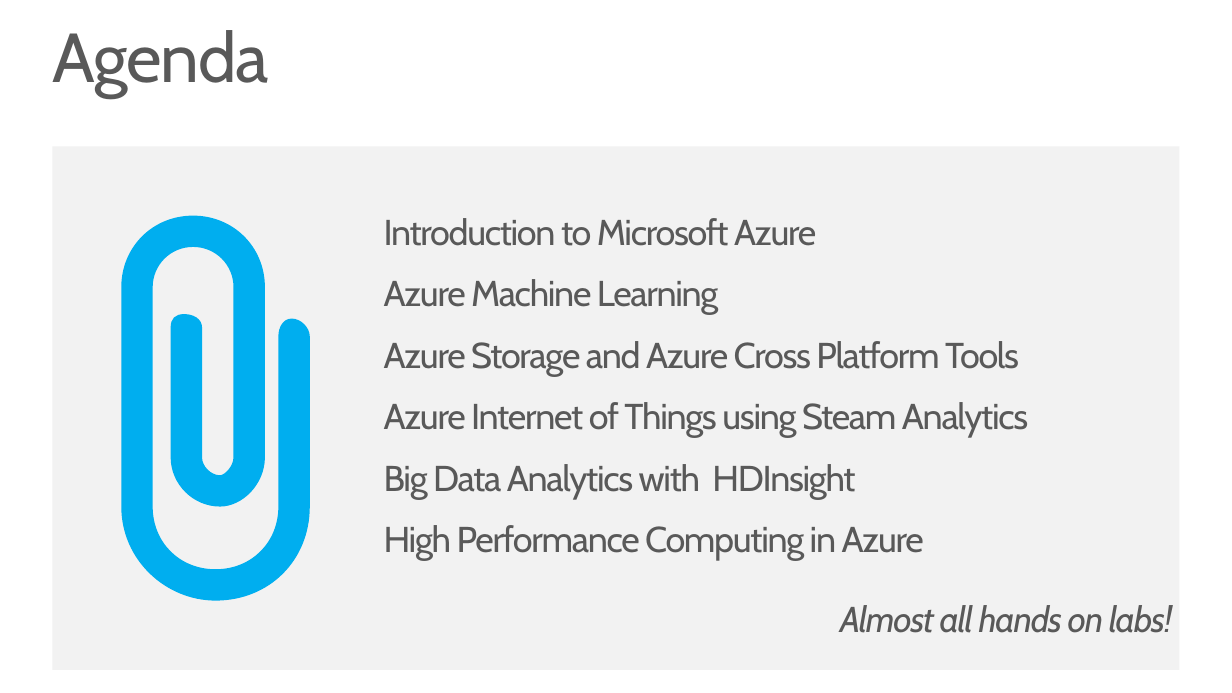
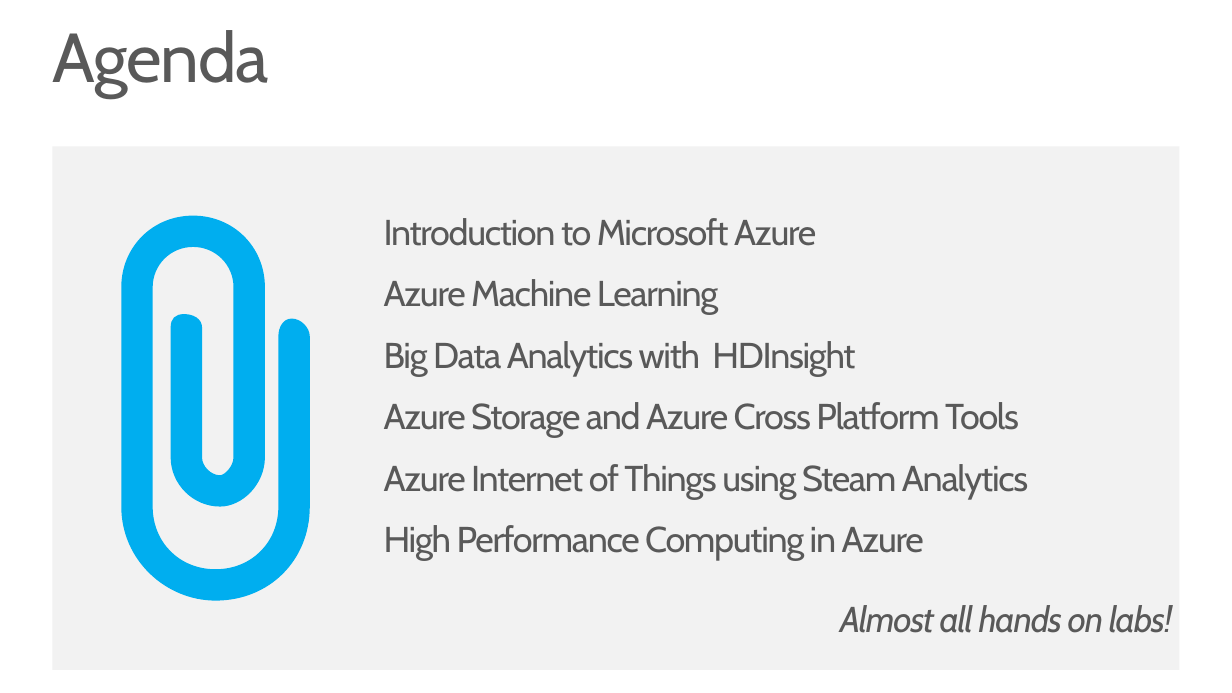
Before and after one commit to MSRConnections/Azure-training-course, a slide deck: slide 3 of Content/Introduction/Training Introduction.pptx. Drawn at 1232x693 pixels with LibreOffice and Linux fonts; fonts in the diff are those of the drawing. Boxes give left, top, right and bottom in pixels: in the first picture for what was removed or moved away, otherwise in the second. Text is boxed around its words. In the diff, an @@ line names an element or a change of style, - is before the commit and + after.

```diff
--- a/Content/Introduction/Training Introduction.pptx
+++ b/Content/Introduction/Training Introduction.pptx
@@ text at (384,341,855,377): paragraph added @@
+Big Data Analytics with HDInsight
@@ text at (384,464,855,500): paragraph removed @@
-Big Data Analytics with HDInsight
```
